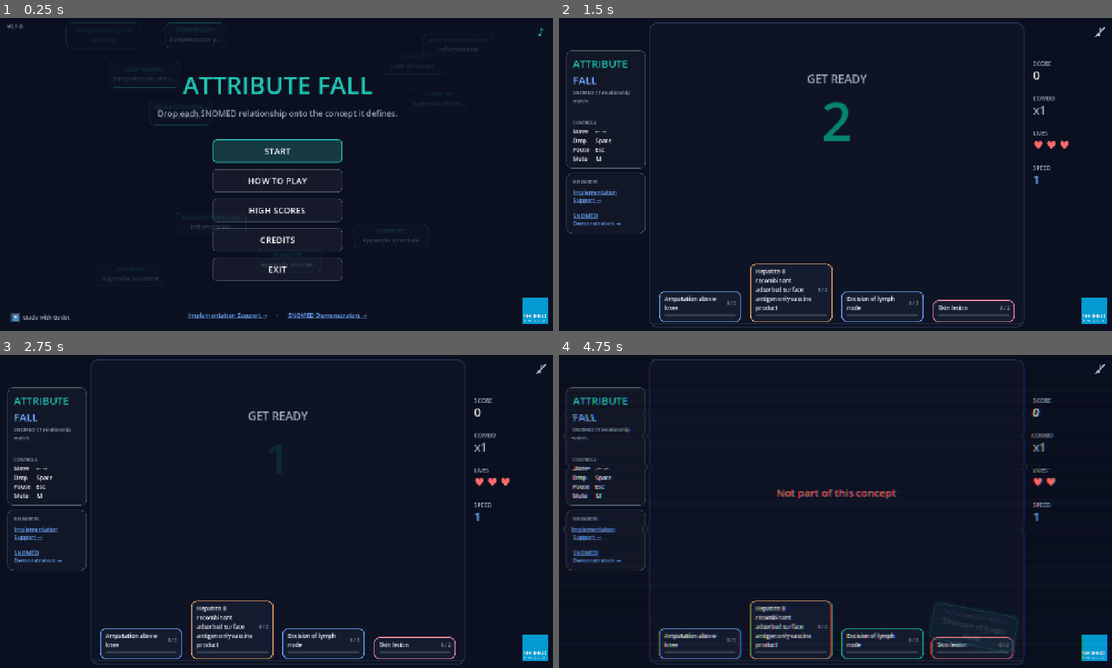
Above: before the commit, frames 1-4 (two rows, left to right).
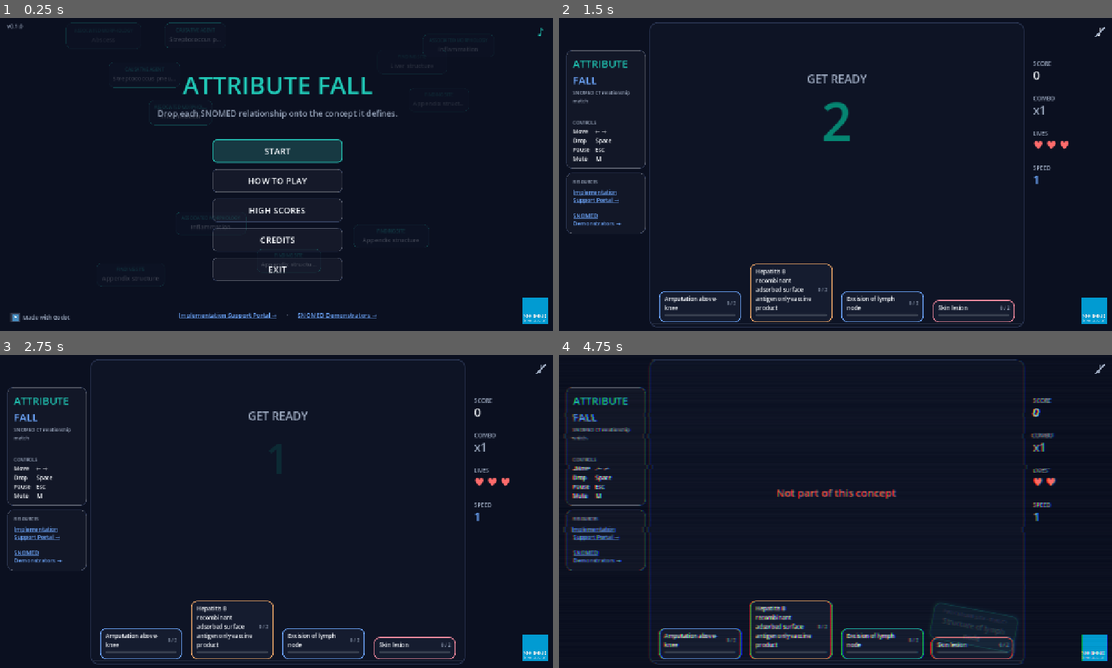
Above: after the commit, the same moments.

Repository: alopezo/attribute-fall
Game: Godot game, scene res://scenes/main.tscn
Two runs of this game, one before a commit and one after it. Both use one fixed random seed, a clock stepped at 60 frames per second and the inputs below. The engine's default icon, where the game draws it, is replaced by a stand-in: a white triangle on a blue panel in a dark square.
Inputs (mouse positions are in pixels of both pictures, inside the frame that each line leads up to):
- Up to frame 1 (0.25 s): no input
- Up to frame 2 (1.5 s): click "START" at 0.5 s; click "♪" at 1.25 s
- Up to frame 3 (2.75 s): tap Enter at 2 s; move the mouse to (143, 642) at 2.02 s; hold Right (af_right) from 2.03 s (still down); hold Space (af_hard) from 2.03 s (still down); click (143, 642) at 2.17 s
- Up to frame 4 (4.75 s): move the mouse to (791, 630) at 2.77 s; release Right (af_right) at 2.78 s; release Space (af_hard) at 2.78 s; hold S 2.78-3.53 s; tap Down (af_soft) at 2.85 s; click (791, 630) at 2.92 s; move the mouse to (879, 642) at 3.52 s; hold Right (af_right) from 3.53 s (still down); tap J at 3.6 s; click (879, 642) at 3.67 s; move the mouse to (973, 649) at 4.27 s; tap L at 4.35 s; click (973, 649) at 4.42 s

The runs differ from the first frame. In frame 1, 0.3% of the frame differs, in the area x 32-69%, y 94-96%; in frame 2, less than 0.1%; in frame 3, less than 0.1%; in frame 4, less than 0.1%.

Commit message:
Rename SNOMED link to 'Implementation Support Portal' (menu + in-game panel)
Co-Authored-By: Claude Opus 4.8 <noreply@anthropic.com>

Diff:
--- a/scripts/main.gd
+++ b/scripts/main.gd
@@ -599,7 +599,7 @@
 	links.custom_minimum_size = Vector2(152, 0)
 	links.add_theme_font_size_override("normal_font_size", 13)
 	var hex := Palette.ACCENT2.to_html(false)
-	links.text = "[url=https://www.implementation.snomed.org/][u][color=#%s]Implementation Support →[/color][/u][/url]\n\n[url=https://ihtsdo.github.io/sct-implementation-demonstrator/#/home][u][color=#%s]SNOMED Demonstrators →[/color][/u][/url]" % [hex, hex]
+	links.text = "[url=https://www.implementation.snomed.org/][u][color=#%s]Implementation Support Portal →[/color][/u][/url]\n\n[url=https://ihtsdo.github.io/sct-implementation-demonstrator/#/home][u][color=#%s]SNOMED Demonstrators →[/color][/u][/url]" % [hex, hex]
 	links.meta_clicked.connect(_on_link_meta)
 	links.meta_hover_started.connect(func(_m): links.mouse_default_cursor_shape = Control.CURSOR_POINTING_HAND)
 	links.meta_hover_ended.connect(func(_m): links.mouse_default_cursor_shape = Control.CURSOR_ARROW)
@@ -738,7 +738,7 @@
 	footer.size = Vector2(SCREEN.x, 30)
 	var lhex := Palette.ACCENT2.to_html(false)
 	var mhex := Palette.MUTED.to_html(false)
-	footer.text = "[center][url=https://www.implementation.snomed.org/][u][color=#%s]Implementation Support →[/color][/u][/url]      [color=#%s]·[/c …(165 unchanged characters)…
+	footer.text = "[center][url=https://www.implementation.snomed.org/][u][color=#%s]Implementation Support Portal →[/color][/u][/url]      [color=#%s]·[/c …(165 unchanged characters)…
 	footer.meta_clicked.connect(_on_link_meta)
 	footer.meta_hover_started.connect(func(_m): footer.mouse_default_cursor_shape = Control.CURSOR_POINTING_HAND)
 	footer.meta_hover_ended.connect(func(_m): footer.mouse_default_cursor_shape = Control.CURSOR_ARROW)
